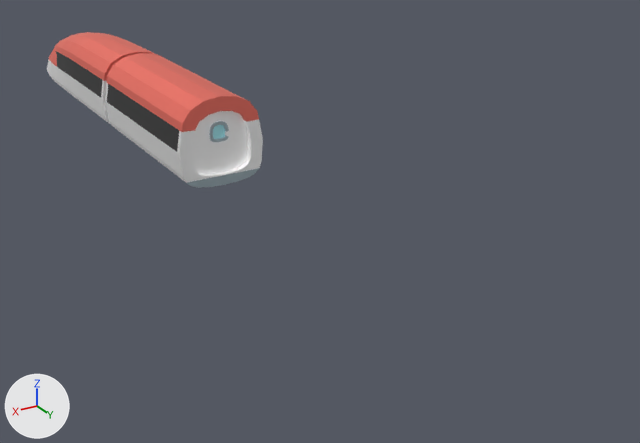
An edit to the OBJ model Models/Bullet_Train/Bullet_Train_01.obj, drawn before and after from the same camera.
Camera for both pictures: a 50 mm lens placed at (10.7, 35.6, 8.3), pointed at (-2.6, 13.4, -2.8). The lights are fixed; the arrows at lower left show +X, +Y and +Z. Where no turn or scale is listed for an object, it has been applied to the vertices.

Objects in the first picture: 'Bullet_Train_01'.
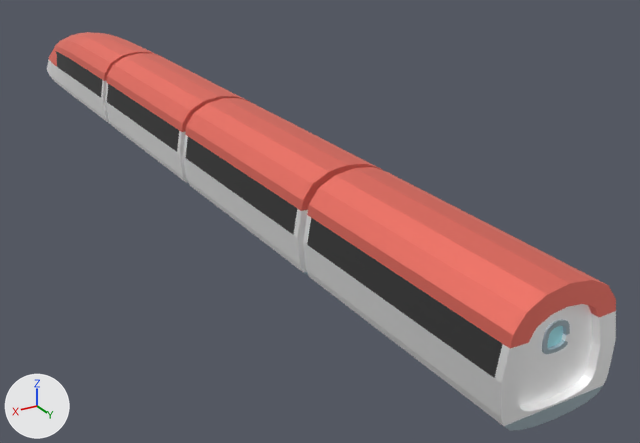
The newer file is also turned or shifted as a whole; pictures and numbers use the older file's frame.

Pixel boxes (x1, y1, x2, y2) of what changed, in the pictures (640 x 443 px):
'Bullet_Train_01', reshaped (163% wider, 154% taller): before (47, 32, 263, 188); after (47, 32, 616, 430)
part 1 of me_bullet_train_01, added: after (303, 167, 616, 430)
part 2 of me_bullet_train_01, added: after (183, 98, 382, 275)

Patch to the scene script:
```diff
--- a/Models/Bullet_Train/Bullet_Train_01.obj.py
+++ b/Models/Bullet_Train/Bullet_Train_01.obj.py
@@ me_bullet_train_01 @@
 me_bullet_train_01.from_pydata(...)  # 1054 vertices, 1094 faces; spans x -1.4..1.4, y -5.2..12.0, z -1.5..1.3
 # used by ob_bullet_train_01; location = (0.0, 0.0, 0.0)
+# me_bullet_train_01 part 1: the loose piece of 488 vertices spanning x -1.4..1.4, y 5.2..12.0, z -1.5..1.3 is copied, and the copy is moved by (0.0, 14.1, 0.0); it spans x -1.4..1.4, y 19.4..26.2, z -1.5..1.3
+# me_bullet_train_01 part 2: the loose piece of 488 vertices spanning x -1.4..1.4, y 5.2..12.0, z -1.5..1.3 is copied, and the copy is moved by (0.0, 7.1, 0.0); it spans x -1.4..1.4, y 12.3..19.1, z -1.5..1.3
 me_bullet_train_01.materials.append(mat_f44336)
```
